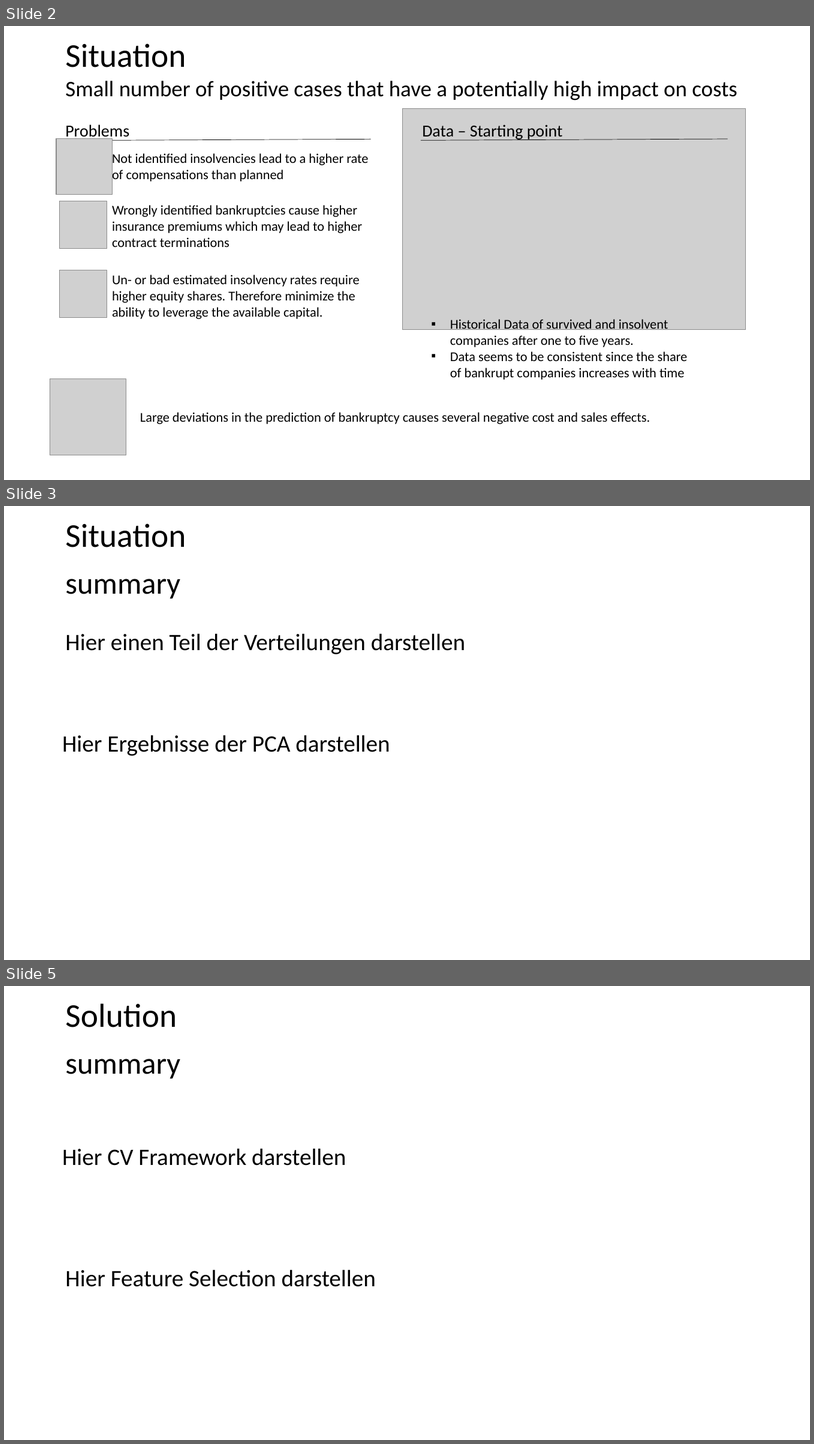
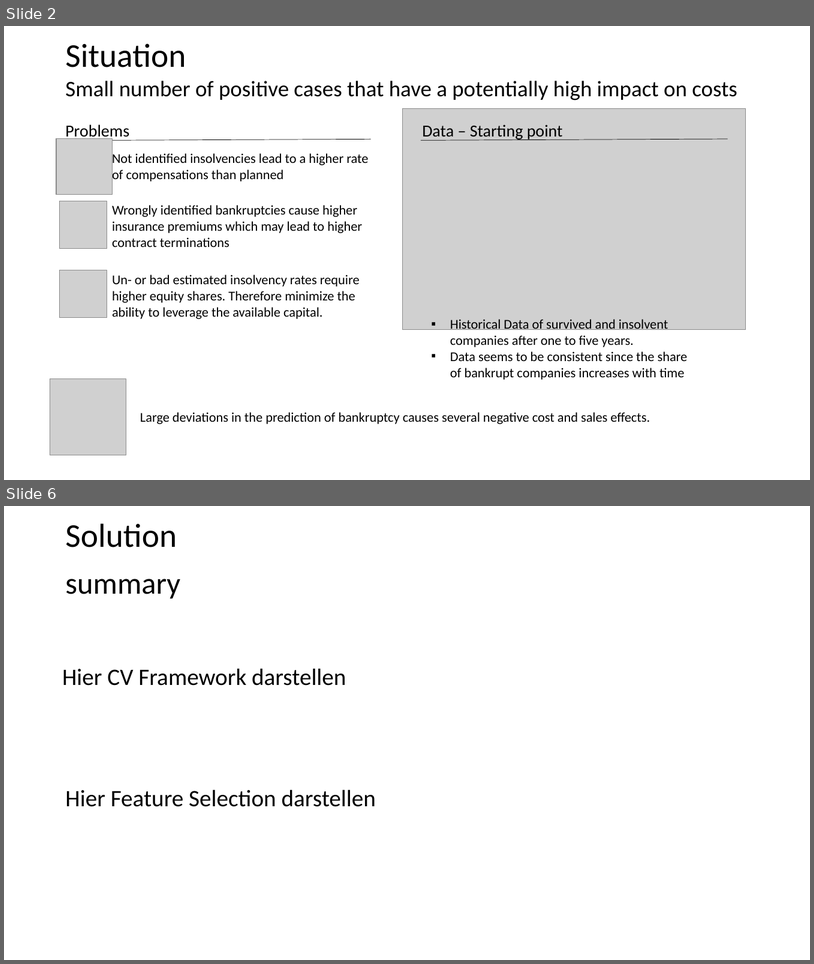
Before and after one commit to FelixKleineBoesing/InsolvencyPred, a slide deck: docs/final_presentation.pptx. Shown one above the other, each under a label of ours: slides 2, 3 and 5 before the commit, slides 2 and 6 after it; the slides between them are not shown. The pictures are 814x1444 and 814x964 pixels, drawn with LibreOffice and Linux fonts; fonts in the diff are those of the drawing; grey boxes stand for pictures. Boxes give left, top, right and bottom in pixels: in the first picture for what was removed or moved away, otherwise in the second. Text is boxed around its words. In the diff, an @@ line names an element or a change of style, - is before the commit and + after.

```diff
--- a/docs/final_presentation.pptx
+++ b/docs/final_presentation.pptx
@@ slide 3 removed at [4,506,810,960], background #FFFFFF @@
@@ title removed at [65,523,186,547] @@
-Situation
@@ text removed at [65,579,180,598] @@
-summary
@@ text removed at [65,633,465,654] @@
-Hier einen Teil der Verteilungen darstellen
@@ text removed at [62,735,390,756] @@
-Hier Ergebnisse der PCA darstellen
@@ what was slide 5 is now slide 6 @@
```
Also in this commit, not shown: 2 slides changed, 2 slides added, 1 other file.
